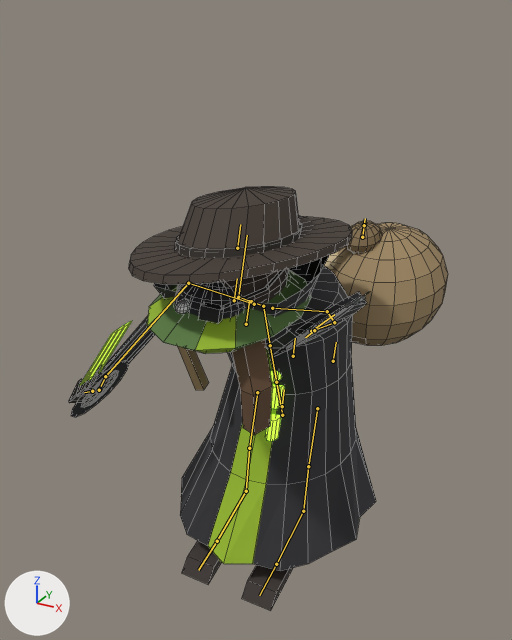
The Blender file art/shopkeepers/slink/slink.blend, before and after one commit.
Rendered twice from a camera (50 mm lens) standing at (0.89, -1.817, 1.718) and looking at (-0.05, -0.109, 0.864). The axes (+X, +Y, +Z) are drawn at lower left. The lights are the same throughout. The first picture is the older version. Both versions are drawn at frame 0 of the action 'farewell'; the numbers are the values there. The bones that bend it are drawn over the model as lines. Mesh edges are drawn as thin lines.

The first picture shows 'slink'.
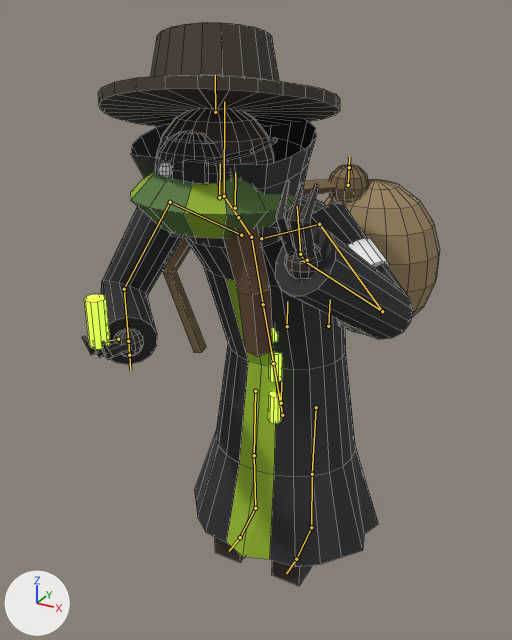
Changed parts and their boxes [x1, y1, x2, y2] in the pictures (512 x 640 px):
'slink', posed (33% taller): before [69, 187, 448, 611]; after [82, 22, 440, 586]
bone 'pelvis', root to tip: before (282, 415) to (276, 382); after (282, 415) to (273, 363)
bone 'upperarm_r', root to tip: before (188, 283) to (105, 376); after (170, 202) to (124, 289)
bone 'forearm_r', root to tip: before (105, 376) to (99, 389); after (124, 289) to (128, 341)
bone 'hand_r', root to tip: before (99, 389) to (99, 390); after (128, 341) to (129, 355)
bone 'upperarm_l', root to tip: before (327, 311) to (334, 322); after (319, 224) to (382, 311)
bone 'forearm_l', root to tip: before (334, 322) to (311, 331); after (382, 311) to (304, 261)
bone 'hand_l', root to tip: before (311, 331) to (311, 331); after (304, 261) to (300, 254)
bone 'fingers_l', root to tip: before (311, 331) to (334, 314); after (300, 254) to (297, 206)
bone 'thigh_l', root to tip: before (317, 408) to (308, 466); after (316, 407) to (312, 474)
bone 'calf_l', root to tip: before (308, 466) to (303, 511); after (312, 474) to (311, 527)
bone 'foot_l', root to tip: before (303, 511) to (276, 564); after (311, 527) to (296, 559)
bone 'thigh_r', root to tip: before (257, 392) to (249, 448); after (255, 391) to (254, 455)
bone 'calf_r', root to tip: before (249, 448) to (246, 491); after (254, 455) to (255, 508)
bone 'foot_r', root to tip: before (246, 491) to (217, 541); after (255, 508) to (240, 537)

The change, as a list of edits to the scene's bpy script:
```text
Change bone_pelvis:
    where bone_pelvis = bpy.data.objects['shopkeeper_slink'].pose.bones['pelvis']  # child of 'root'
    bone_pelvis.scale: (1.0, 0.66, 1.25) -> (1.0, 1.0, 1.0)
Change bone_upperarm_r:
    where bone_upperarm_r = bpy.data.objects['shopkeeper_slink'].pose.bones['upperarm_r']  # child of 'clavicle_r'
    bone_upperarm_r.scale: (0.41, 1.5, 0.76) -> (1.0, 1.0, 1.0)
Change bone_forearm_r:
    where bone_forearm_r = bpy.data.objects['shopkeeper_slink'].pose.bones['forearm_r']  # child of 'upperarm_r'
    bone_forearm_r.scale: (1.25, 0.32, 1.15) -> (1.0, 1.0, 1.0)
Change bone_hand_r:
    where bone_hand_r = bpy.data.objects['shopkeeper_slink'].pose.bones['hand_r']  # child of 'forearm_r'
    bone_hand_r.scale: (1.25, 0.32, 1.15) -> (1.0, 1.0, 1.0)
Change bone_upperarm_l:
    where bone_upperarm_l = bpy.data.objects['shopkeeper_slink'].pose.bones['upperarm_l']  # child of 'clavicle_l'
    bone_upperarm_l.scale: (1.41, 0.15, 1.0) -> (1.0, 1.0, 1.0)
Change bone_forearm_l:
    where bone_forearm_l = bpy.data.objects['shopkeeper_slink'].pose.bones['forearm_l']  # child of 'upperarm_l'
    bone_forearm_l.scale: (1.34, 0.48, 0.99) -> (1.0, 1.0, 1.0)
Change bone_hand_l:
    where bone_hand_l = bpy.data.objects['shopkeeper_slink'].pose.bones['hand_l']  # child of 'forearm_l'
    bone_hand_l.scale: (1.0, 0.0, 1.41) -> (1.0, 1.0, 1.0)
Change bone_fingers_l:
    where bone_fingers_l = bpy.data.objects['shopkeeper_slink'].pose.bones['fingers_l']  # child of 'hand_l'
    bone_fingers_l.scale: (1.0, 0.78, 1.18) -> (1.0, 1.0, 1.0)
Change bone_thigh_l:
    where bone_thigh_l = bpy.data.objects['shopkeeper_slink'].pose.bones['thigh_l']  # child of 'pelvis'
    bone_thigh_l.scale: (1.0, 1.04, 0.96) -> (1.0, 1.0, 1.0)
Change bone_calf_l:
    where bone_calf_l = bpy.data.objects['shopkeeper_slink'].pose.bones['calf_l']  # child of 'thigh_l'
    bone_calf_l.scale: (1.0, 0.96, 1.04) -> (1.0, 1.0, 1.0)
Change bone_foot_l:
    where bone_foot_l = bpy.data.objects['shopkeeper_slink'].pose.bones['foot_l']  # child of 'calf_l'
    bone_foot_l.scale: (1.0, 1.32, 0.51) -> (1.0, 1.0, 1.0)
Change bone_thigh_r:
    where bone_thigh_r = bpy.data.objects['shopkeeper_slink'].pose.bones['thigh_r']  # child of 'pelvis'
    bone_thigh_r.scale: (1.0, 1.04, 0.96) -> (1.0, 1.0, 1.0)
Change bone_calf_r:
    where bone_calf_r = bpy.data.objects['shopkeeper_slink'].pose.bones['calf_r']  # child of 'thigh_r'
    bone_calf_r.scale: (1.0, 0.96, 1.04) -> (1.0, 1.0, 1.0)
Change bone_foot_r:
    where bone_foot_r = bpy.data.objects['shopkeeper_slink'].pose.bones['foot_r']  # child of 'calf_r'
    bone_foot_r.scale: (1.0, 1.32, 0.51) -> (1.0, 1.0, 1.0)
```
